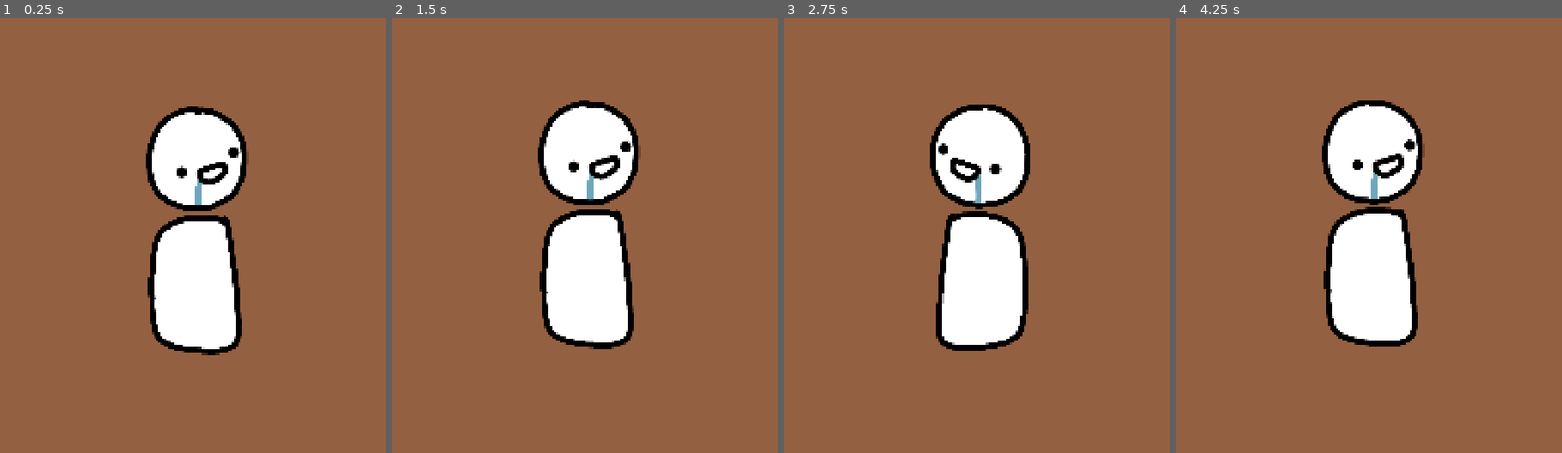
Above: before the commit, frames 1-4 (left to right).
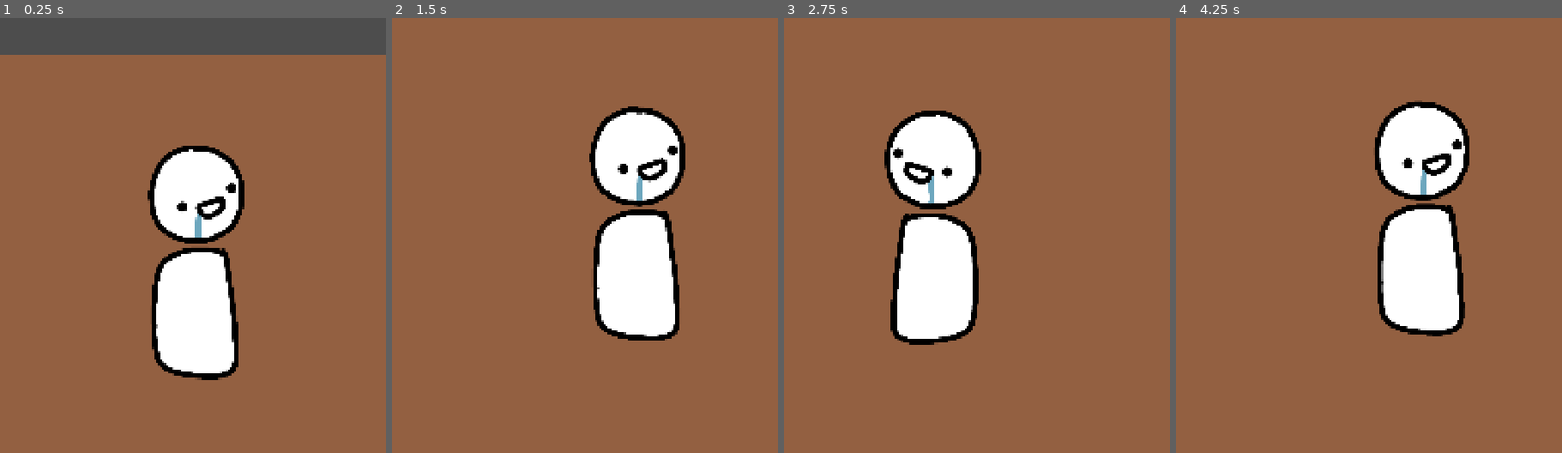
Above: after the commit, the same moments.

Repository: IMOitself/godot-game-idk
Game: Godot game, scene res://scenes/game.tscn
Same seed, same stepped clock (60 frames per second), same inputs: the game is played once before the commit and once after it.
Inputs (mouse positions are in pixels of both pictures, inside the frame that each line leads up to):
- Up to frame 1 (0.25 s): no input
- Up to frame 2 (1.5 s): move the mouse to (669, 326) at 0.52 s; hold D (move_right) from 0.53 s (still down); click (669, 326) at 0.6 s; tap Space (jump) at 0.77, 0.8, 1.07, 1.35 s; move the mouse to (507, 396) at 1.27 s
- Up to frame 3 (2.75 s): tap Space (jump) at 1.52, 1.82, 2.3 s; click (899, 396) at 1.55 s; move the mouse to (1015, 209) at 2.02 s; release D (move_right) at 2.03 s; hold A (move_left) from 2.03 s (still down); click (1015, 209) at 2.1 s
- Up to frame 4 (4.25 s): move the mouse to (outside the picture) at 2.77 s; release A (move_left) at 2.78 s; hold D (move_right) from 2.78 s (still down); click (outside the picture) at 2.85 s; tap Space (jump) at 3.02, 3.32, 3.6, 3.77, 4.07 s; move the mouse to (outside the picture) at 3.52 s

The runs differ from the first frame. In frame 1, 17% of the frame differs, in the area x 0-100%, y 0-84%; in frame 2, 16%; in frame 3, 15%; in frame 4, 16%.

Commit message:
feat: add npc on left edge, camera left edge limit

Diff:
--- a/scenes/game.tscn
+++ b/scenes/game.tscn
@@ -7,6 +7,8 @@
 [ext_resource type="PackedScene" uid="uid://dodhu7r74t05d" path="res://scenes/player.tscn" id="5_0tnpc"]
 [ext_resource type="Texture2D" uid="uid://cpwgpcywgagec" path="res://assets/backgrounds/plains.jpg" id="5_kvpfn"]
 [ext_resource type="Texture2D" uid="uid://o80bp4ovoq7s" path="res://assets/backgrounds/refugee.jpg" id="6_dinhu"]
+[ext_resource type="PackedScene" uid="uid://c0k1eree8sw2i" path="res://scenes/secret_one.tscn" id="8_gee14"]
+[ext_resource type="Script" uid="uid://ciahr1ruj3awe" path="res://scripts/on_left_edge.gd" id="9_0tnpc"]
 
 [sub_resource type="TileSetAtlasSource" id="TileSetAtlasSource_kvuet"]
 texture = ExtResource("1_u5sy4")
@@ -54,20 +56,47 @@
 sources/5 = SubResource("TileSetAtlasSource_rysoc")
 sources/6 = SubResource("TileSetAtlasSource_ssvqc")
 
+[sub_resource type="RectangleShape2D" id="RectangleShape2D_jpwme"]
+size = Vector2(757, 925)
+
+[sub_resource type="RectangleShape2D" id="RectangleShape2D_w5ctp"]
+size = Vector2(1550, 2059)
+
 [node name="game" type="Node2D" unique_id=49382964]
 
 [node name="TileMapLayer" type="TileMapLayer" parent="." unique_id=309437503]
 tile_map_data = PackedByteArray("AAAAAP//BgAAAAAAAAABAP//BgAAAAAAAAACAP//BgAAAAAAAAADAP//BgAAAAAAAAAEAP//AgAAAAAAAAAFAP …(528 unchanged characters)…
 tile_set = SubResource("TileSet_jpwme")
 
-[node name="Player" parent="." unique_id=2029330779 instance=ExtResource("5_0tnpc")]
-position = Vector2(1284, -1150)
+[node name="player" parent="." unique_id=2029330779 instance=ExtResource("5_0tnpc")]
+position = Vector2(1705, -1433)
 
-[node name="Camera2D" type="Camera2D" parent="Player" unique_id=2109289565]
+[node name="Camera2D" type="Camera2D" parent="player" unique_id=2109289565]
 position = Vector2(-10, 1)
+zoom = Vector2(0.947, 0.947)
 limit_left = 0
-limit_top = -2028
+limit_top = -2048
 limit_right = 9998926
-limit_bottom = 20
+limit_bottom = 0
+limit_smoothed = true
+position_smoothing_enabled = true
 
-[node name="StaticBody2D" type="StaticBody2D" parent="." unique_id=1073207145]
+[node name="secretone" type="Node" parent="." unique_id=1482280895]
+
+[node name="secretone" parent="secretone" unique_id=1166651067 instance=ExtResource("8_gee14")]
+position = Vector2(521, -1433)
+
+[node name="stop-from-kissing-it" type="StaticBody2D" parent="secretone" unique_id=896835713]
+
+[node name="CollisionShape2D" type="CollisionShape2D" parent="secretone/stop-from-kissing-it" unique_id=250990363]
+position = Vector2(375.5, -1581.5)
+shape = SubResource("RectangleShape2D_jpwme")
+
+[node name="on_left_edge" type="Area2D" parent="." unique_id=232701968 node_paths=PackedStringArray("camera")]
+position = Vector2(558, -1019.5)
+script = ExtResource("9_0tnpc")
+camera = NodePath("../player/Camera2D")
+
+[node name="left_edge" type="CollisionShape2D" parent="on_left_edge" unique_id=2051581908]
+position = Vector2(207, 0)
+shape = SubResource("RectangleShape2D_w5ctp")
--- a/scenes/player.tscn
+++ b/scenes/player.tscn
@@ -1,10 +1,10 @@
 [gd_scene format=3 uid="uid://dodhu7r74t05d"]
 
-[ext_resource type="Texture2D" uid="uid://cywknsfd8q1h2" path="res://assets/player_anim1.png" id="1_hqtel"]
+[ext_resource type="Texture2D" uid="uid://cywknsfd8q1h2" path="res://assets/entities/player/player_anim1.png" id="1_hqtel"]
 [ext_resource type="Script" uid="uid://8gdivul6fj8w" path="res://scripts/player.gd" id="1_sweqy"]
-[ext_resource type="Texture2D" uid="uid://byof35axho4le" path="res://assets/player_anim2.png" id="2_sweqy"]
-[ext_resource type="Texture2D" uid="uid://heklv3mevn7p" path="res://assets/player_anim3.png" id="3_2hs0m"]
-[ext_resource type="Texture2D" uid="uid://dp3y3d8ulgopj" path="res://assets/player_anim4.png" id="4_1jxqw"]
+[ext_resource type="Texture2D" uid="uid://byof35axho4le" path="res://assets/entities/player/player_anim2.png" id="2_sweqy"]
+[ext_resource type="Texture2D" uid="uid://heklv3mevn7p" path="res://assets/entities/player/player_anim3.png" id="3_2hs0m"]
+[ext_resource type="Texture2D" uid="uid://dp3y3d8ulgopj" path="res://assets/entities/player/player_anim4.png" id="4_1jxqw"]
 
 [sub_resource type="SpriteFrames" id="SpriteFrames_jpwme"]
 animations = [{
--- /dev/null
+++ b/scenes/secret_one.tscn
@@ -0,0 +1,56 @@
+[gd_scene format=3 uid="uid://c0k1eree8sw2i"]
+
+[ext_resource type="Texture2D" uid="uid://cywknsfd8q1h2" path="res://assets/entities/player/player_anim1.png" id="2_fitkg"]
+[ext_resource type="Texture2D" uid="uid://byof35axho4le" path="res://assets/entities/player/player_anim2.png" id="3_pc8j8"]
+[ext_resource type="Texture2D" uid="uid://heklv3mevn7p" path="res://assets/entities/player/player_anim3.png" id="4_u32sy"]
+[ext_resource type="Texture2D" uid="uid://dp3y3d8ulgopj" path="res://assets/entities/player/player_anim4.png" id="5_eg30m"]
+[ext_resource type="Texture2D" uid="uid://bk1vkhqqlmmng" path="res://assets/entities/secret_one/secret_anim0.png" id="6_fitkg"]
+
+[sub_resource type="SpriteFrames" id="SpriteFrames_jpwme"]
+animations = [{
+"frames": [{
+"duration": 1.0,
+"texture": ExtResource("2_fitkg")
+}, {
+"duration": 1.0,
+"texture": ExtResource("3_pc8j8")
+}, {
+"duration": 1.0,
+"texture": ExtResource("4_u32sy")
+}, {
+"duration": 1.0,
+"texture": ExtResource("5_eg30m")
+}],
+"loop": 0,
+"name": &"attack",
+"speed": 10.0
+}, {
+"frames": [{
+"duration": 1.0,
+"texture": ExtResource("6_fitkg")
+}],
+"loop": 1,
+"name": &"idle",
+"speed": 8.0
+}, {
+"frames": [{
+"duration": 1.0,
+"texture": ExtResource("4_u32sy")
+}],
+"loop": 1,
+"name": &"jump",
+"speed": 5.0
+}]
+
+[sub_resource type="RectangleShape2D" id="RectangleShape2D_w5ctp"]
+size = Vector2(213, 512)
+
+[node name="Player" type="CharacterBody2D" unique_id=2029330779]
+
+[node name="AnimatedSprite2D" type="AnimatedSprite2D" parent="." unique_id=891852371]
+sprite_frames = SubResource("SpriteFrames_jpwme")
+animation = &"idle"
+
+[node name="CollisionShape2D" type="CollisionShape2D" parent="." unique_id=909402360]
+position = Vector2(3.5, 58)
+shape = SubResource("RectangleShape2D_w5ctp")
--- /dev/null
+++ b/scripts/on_left_edge.gd
@@ -0,0 +1,23 @@
+extends Area2D
+
+@export var camera: Camera2D
+var tween: Tween
+
+func _ready():
+	body_entered.connect(_on_body_entered)
+	body_exited.connect(_on_body_exited)
+
+func _on_body_entered(body):
+	if body.name == "player":
+		_move_offset(-100)
+
+func _on_body_exited(body):
+	if body.name == "player":
+		_move_offset(0.0)
+
+func _move_offset(target: float):
+	if tween:
+		tween.kill()
+	tween = create_tween()
+	tween.set_trans(Tween.TRANS_SINE)
+	tween.tween_property(camera, "offset:x", target, 0.8)
Renamed: assets/player_anim1.png -> assets/entities/player/player_anim1.png
Not shown, changed: assets/entities/player/player_anim1.png.import
Renamed: assets/player_anim2.png -> assets/entities/player/player_anim2.png
Not shown, changed: assets/entities/player/player_anim2.png.import
Renamed: assets/player_anim3.png -> assets/entities/player/player_anim3.png
Not shown, changed: assets/entities/player/player_anim3.png.import
Renamed: assets/player_anim4.png -> assets/entities/player/player_anim4.png
Not shown, changed: assets/entities/player/player_anim4.png.import
Binary file added: assets/entities/secret_one/secret_anim0.png
Not shown, added: assets/entities/secret_one/secret_anim0.png.import
Not shown, added: scripts/on_left_edge.gd.uid
